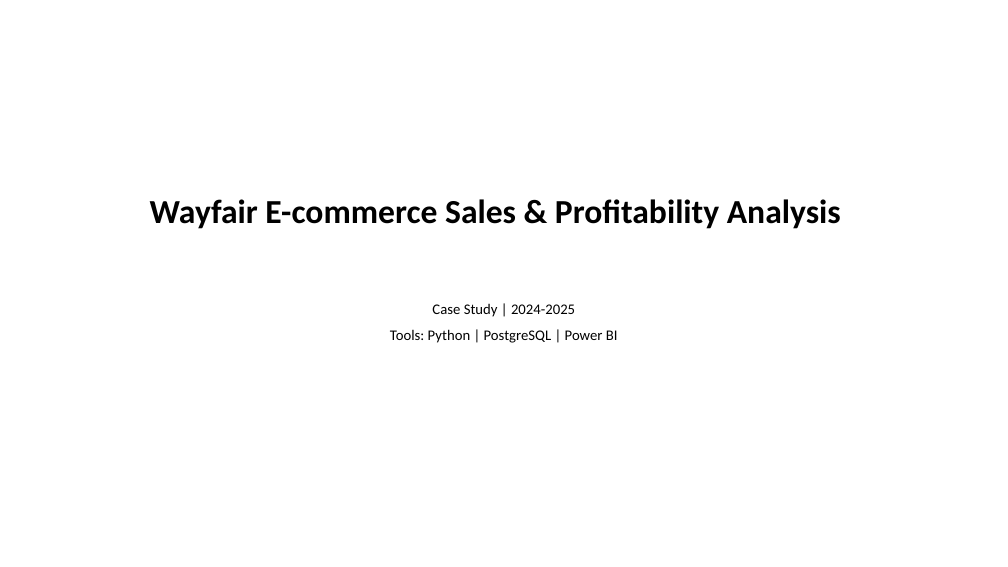
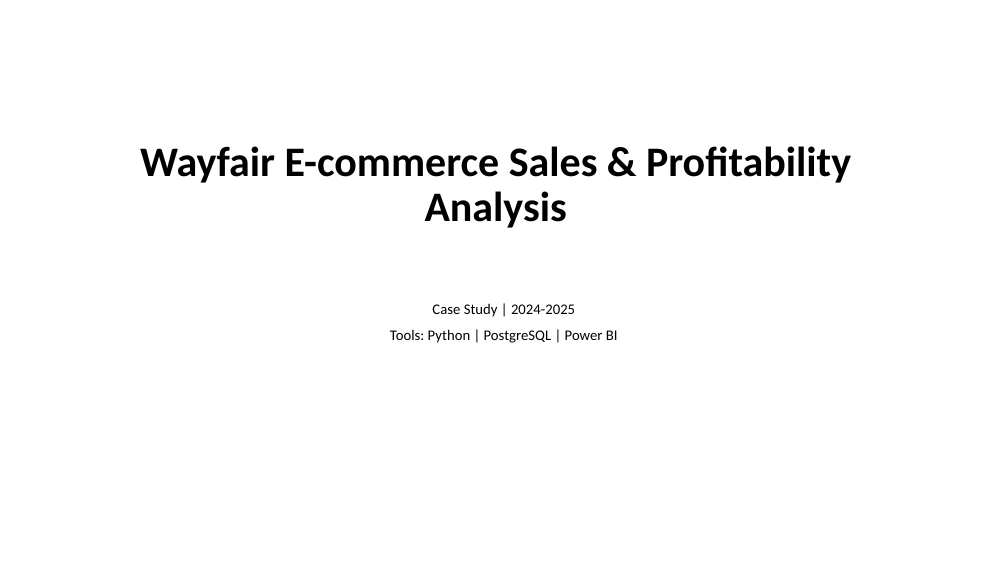
Before and after one commit to keertigurung/Wayfair-Ecommerce-Sales-Profitability-Analysis, a slide deck: slide 1 of presentation/WayFair E-commerce Analysis.pptx. Drawn at 1008x567 pixels with LibreOffice and Linux fonts; fonts in the diff are those of the drawing. Boxes give left, top, right and bottom in pixels: in the first picture for what was removed or moved away, otherwise in the second. Text is boxed around its words. In the diff, an @@ line names an element or a change of style, - is before the commit and + after.

```diff
--- a/presentation/WayFair E-commerce Analysis.pptx
+++ b/presentation/WayFair E-commerce Analysis.pptx
@@ title "Wayfair E-commerce Sales & Profitability ..." at (x1=140, y1=146, x2=851, y2=228): size 32 to 40 pt @@
```
Also in this commit, not shown: 1 other slide changed, 1 slide removed.
